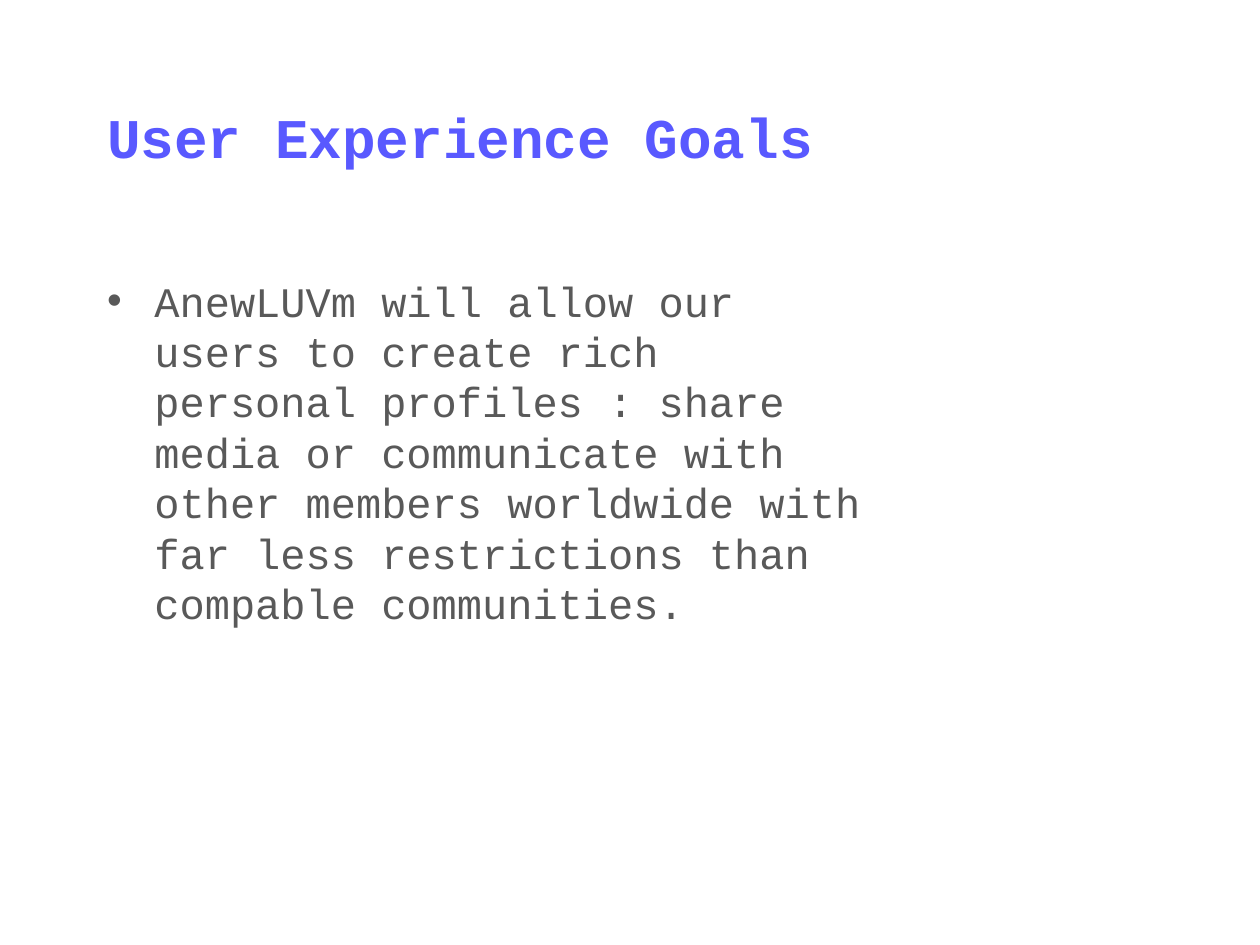
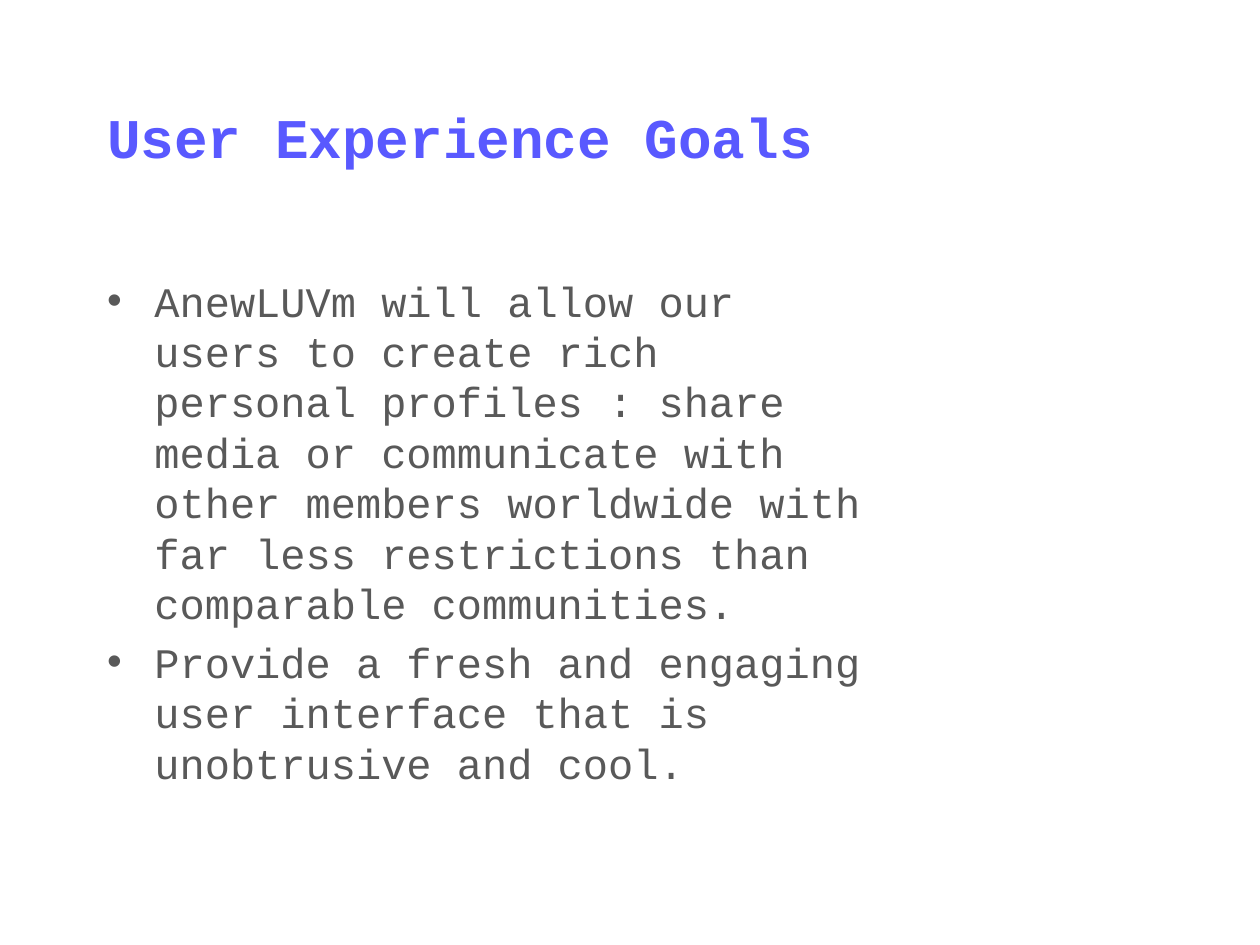
Before and after one commit to olalawal/AnewluvwebAssets, a slide deck: slide 7 of Docs/newpresentation.pptx. Drawn at 1260x945 pixels with LibreOffice and Linux fonts; fonts in the diff are those of the drawing; background and template pictures are left out. Boxes give left, top, right and bottom in pixels: in the first picture for what was removed or moved away, otherwise in the second. Text is boxed around its words. In the diff, an @@ line names an element or a change of style, - is before the commit and + after.

Commit message:
changed presentation

```diff
--- a/Docs/newpresentation.pptx
+++ b/Docs/newpresentation.pptx
@@ text at (154, 286, 861, 780): text changed @@
-• AnewLUVm will allow our users to create rich personal profiles : share media or communicate with other members worldwide with far less restrictions than compable communities.
+• AnewLUVm will allow our users to create rich personal profiles : share media or communicate with other members worldwide with far less restrictions than comparable communities.
+• Provide a fresh and engaging user interface that is unobtrusive and cool.
```
Also in this commit, not shown: 2 other slides changed, 2 slides removed, 1 other file.
